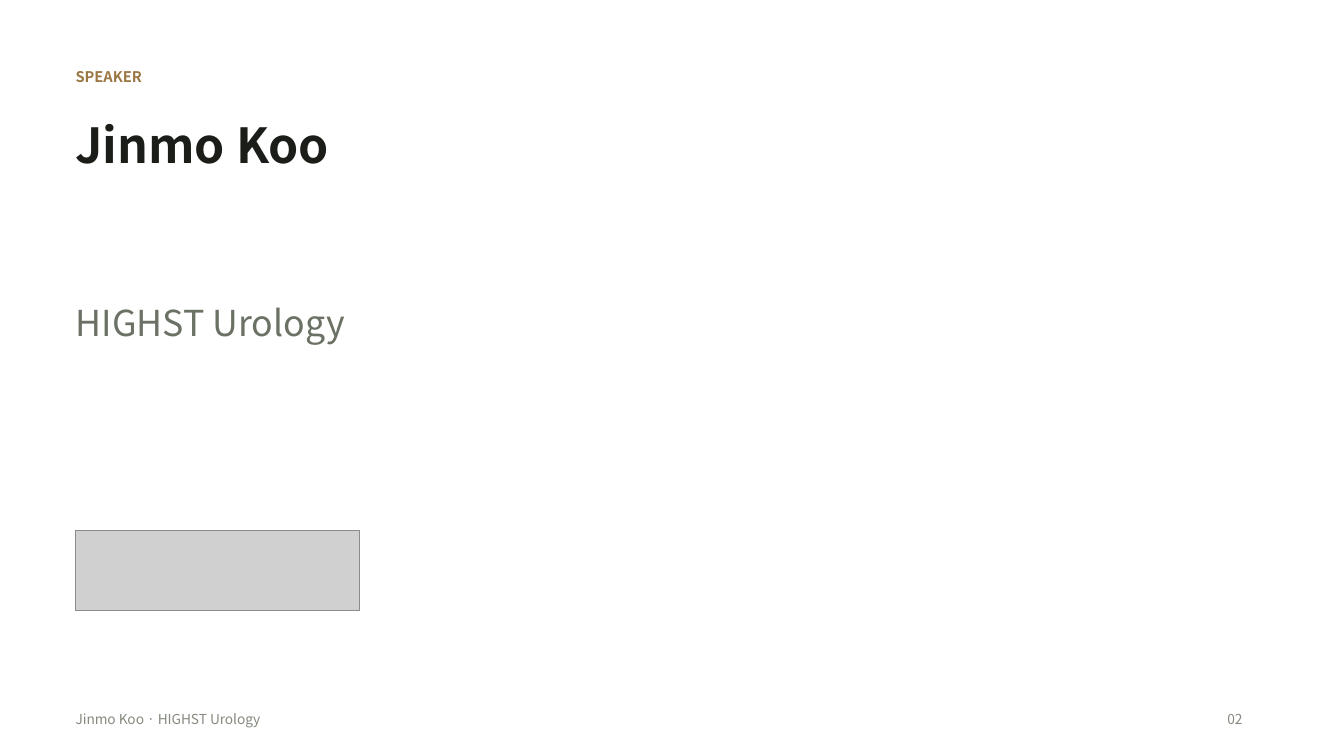
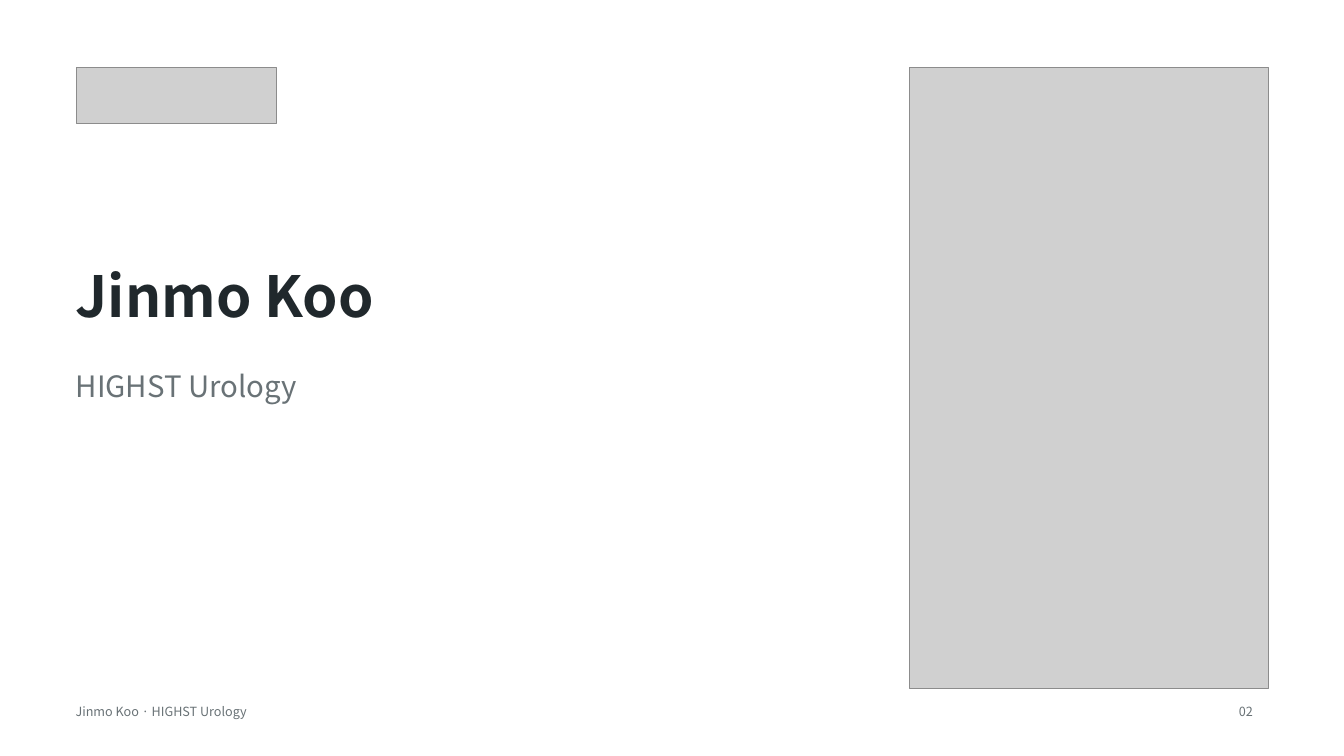
Before and after one commit to notoow/vietnam-urology-webinar, a slide deck: slide 2 of downloads/highst-perioperative-webinar.pptx. Drawn at 1344x756 pixels with LibreOffice and Linux fonts; fonts in the diff are those of the drawing; grey boxes stand for pictures. Boxes give left, top, right and bottom in pixels: in the first picture for what was removed or moved away, otherwise in the second. Text is boxed around its words. In the diff, an @@ line names an element or a change of style, - is before the commit and + after.

Commit message:
Apply approved conference design to the main webinar deck

```diff
--- a/downloads/highst-perioperative-webinar.pptx
+++ b/downloads/highst-perioperative-webinar.pptx
@@ text removed at (76,71,142,82) @@
-SPEAKER
@@ picture: place and size @@
-picture at (76,530,359,611)
+picture at (77,68,276,124)
@@ picture added at (909,68,1268,690) @@
@@ text "Jinmo Koo": place and size @@
-text "Jinmo Koo" at (76,124,329,164)
+text "Jinmo Koo" at (76,271,373,318)
@@ text "Jinmo Koo" at (76,271,373,318): size 34.5 to 40.5 pt, text colour #1B1D19 to #20282C @@
@@ text "HIGHST Urology": place and size @@
-text "HIGHST Urology" at (76,307,345,345)
+text "HIGHST Urology" at (76,373,297,405)
@@ text "HIGHST Urology" at (76,373,297,405): size 25.5 to 21 pt, text colour #6B7265 to #697276 @@
@@ text "Jinmo Koo · HIGHST Urology" at (76,706,247,719): size 9.8 to 9 pt, text colour #858B7E to #697276 @@
@@ text "Jinmo Koo · HIGHST Urology": place and size @@
-text "Jinmo Koo · HIGHST Urology" at (76,713,260,728)
+text "Jinmo Koo · HIGHST Urology" at (76,706,247,719)
@@ text "02": place and size @@
-text "02" at (1227,714,1242,724)
+text "02" at (1239,706,1253,716)
@@ text "02" at (1239,706,1253,716): size 9.8 to 9 pt, text colour #858B7E to #697276 @@
```
Also in this commit, not shown: 12 other slides changed, 2 slides removed, 11 other files.
